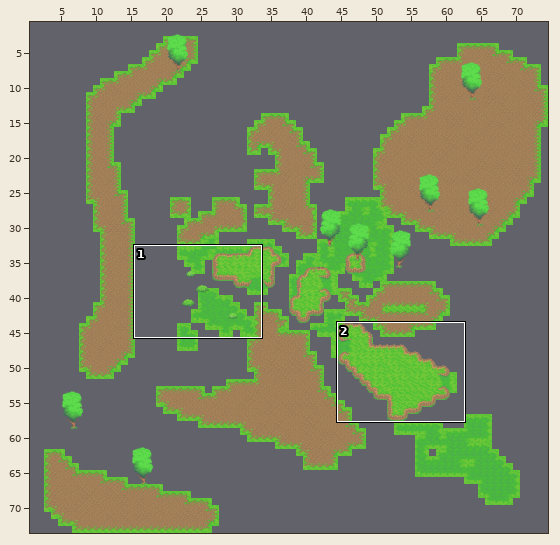
Two versions of a level (Tiled map, UnForest/Assets/sem título.tmx). Above, an overview of the earlier version with the close-up marked.
Close-up. Old version:
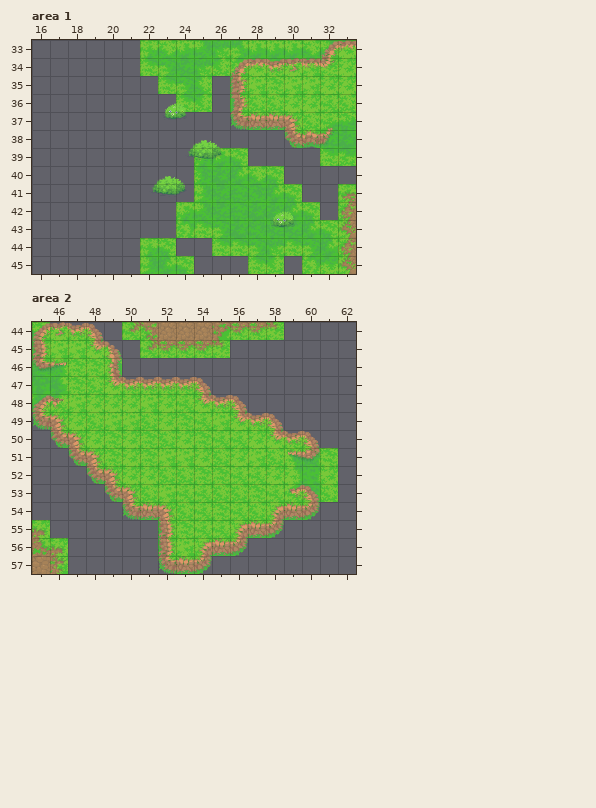
Cells are 32x32 px. Shown: area 1 x 16..33, y 33..45; area 2 x 45..62, y 44..57. The commit also changed other parts of the map, which this record leaves out. Not drawn, because the pictures are missing: unchanged layer "base grass".
Now the later version:
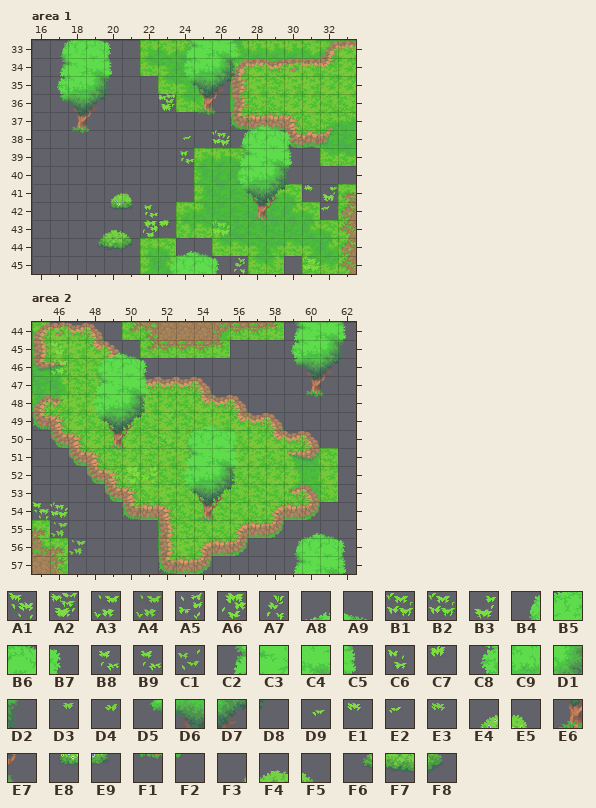
Key: from "Tilesets and props Demo": A1 221, A2 222, A3 224, A4 230, A5 246, A6 247, A7 250, A8 269, A9 270, B1 272, B2 274, B3 276, B4 294, B5 295, B6 296, B7 297, B8 298, B9 300, C1 305, C2 320, C3 321, C4 322, C5 323, C6 324, C7 325, C8 346, C9 347, D1 348, D2 349, D3 357, D4 360, D5 372, D6 373, D7 374, D8 375, D9 376, E1 377, E2 378, E3 383, E4 396, E5 397, E6 399, E7 400, E8 422, E9 423, F1 425, F2 426, F3 448, F4 449, F5 450, F6 474, F7 475, F8 476.
__ is an empty cell.
Tiles replaced or removed in this view: E4, E5, E8, E9, F3, F4, F5, F6, F7, F8.
Tiles of an added or newly shown layer are drawn over the layers below it.
Change:
Changed rows in their new state; .. is an unchanged cell.
Layer "TRONCO ARVORE 1" (now shown), area 1:
first column x 18:
36 .. .. .. .. .. A2 .. E6 E7 .. .. .. .. .. ..
37 E6 E7 .. .. .. .. .. F1 F2 .. .. .. .. .. ..
38 F1 F2 .. .. .. .. D9 .. B1 .. .. .. .. .. ..
39 .. .. .. .. .. .. B9 .. .. .. .. .. .. .. ..
41 .. .. E4 E5 .. .. .. .. .. .. .. .. .. E1 B3
42 .. .. E8 E9 B8 .. .. .. .. .. E6 E7 .. .. E2
43 .. F3 F4 F5 A6 C7 .. .. B1 .. F1 F2 .. .. ..
44 .. F6 F7 F8 .. .. .. .. .. .. .. .. .. .. ..
45 .. .. .. .. .. .. .. .. .. A7 .. .. .. B2 ..
Layer "COPA ARVORE 1" (now shown), area 1:
first column x 17:
33 B4 B5 B6 B7 .. .. .. C2 C3 C4 C5 .. .. .. .. ..
34 C2 C3 C4 C5 .. .. .. C8 C9 D1 D2 .. .. .. .. ..
35 C8 C9 D1 D2 .. .. .. D5 D6 D7 D8 .. .. .. .. ..
36 D5 D6 D7 D8 .. .. A2 .. .. .. .. .. .. .. .. ..
37 .. .. .. .. .. .. .. .. .. .. .. A8 A9 .. .. ..
38 .. .. .. .. .. .. .. D9 .. B1 B4 B5 B6 B7 .. ..
39 .. .. .. .. .. .. .. B9 .. .. C2 C3 C4 C5 .. ..
40 .. .. .. .. .. .. .. .. .. .. C8 C9 D1 D2 .. ..
41 .. .. .. E4 E5 .. .. .. .. .. D5 D6 D7 D8 E1 B3
42 .. .. .. E8 E9 B8 .. .. .. .. .. .. .. .. .. E2
43 .. .. F3 F4 F5 A6 C7 .. .. B1 .. .. .. .. .. ..
44 .. .. F6 F7 F8 .. .. A8 A9 .. .. .. .. .. .. ..
45 .. .. .. .. .. .. B4 B5 B6 B7 A7 .. .. .. B2 ..
Layer "COPA ARVORE 2" (now hidden), area 1:
first column x 22:
36 .. __ __ .. .. .. .. .. ..
37 .. __ __ .. .. .. .. .. ..
38 .. .. __ __ __ .. .. .. ..
39 .. .. __ __ __ .. .. .. ..
40 .. __ __ .. .. .. .. .. ..
41 __ __ __ .. .. .. .. .. ..
42 .. .. .. .. .. .. .. __ __
43 .. .. .. .. .. .. .. __ __
Layer "TRONCO ARVORE 1" (now shown), area 2:
first column x 45:
45 .. C6 .. .. .. .. .. .. .. .. .. .. .. .. .. .. ..
46 .. A3 .. .. .. .. .. .. .. .. .. .. .. .. .. .. ..
47 .. .. .. .. .. .. .. .. .. .. .. .. .. .. .. E6 E7
48 .. .. .. .. .. .. .. .. .. .. .. .. .. .. .. F1 F2
49 .. .. .. .. .. .. .. D3 .. .. .. .. .. .. .. .. ..
50 .. .. .. .. E6 E7 .. C1 .. .. .. .. .. .. .. .. ..
51 .. .. .. .. F1 .. E3 .. .. .. .. .. .. .. .. .. ..
52 .. .. .. .. C1 A6 A5 .. .. .. .. .. .. .. .. .. ..
53 .. .. .. .. .. .. E3 .. .. .. .. .. .. .. .. .. ..
54 A1 B2 .. .. .. .. .. .. .. E6 E7 .. D4 .. .. .. ..
55 .. A4 .. .. .. .. .. .. .. F1 .. .. .. .. .. .. ..
56 .. .. A4 .. .. .. .. .. .. .. .. .. .. .. .. .. ..
Layer "COPA ARVORE 1" (now shown), area 2:
first column x 45:
44 .. .. .. .. .. .. .. .. .. .. .. .. .. .. C2 C3 C4 C5
45 .. C6 .. .. A8 A9 .. .. .. .. .. .. .. .. C8 C9 D1 D2
46 .. A3 .. B4 B5 B6 B7 .. .. .. .. .. .. .. D5 D6 D7 D8
47 .. .. .. C2 C3 C4 C5 .. .. .. .. .. .. .. .. .. .. ..
48 .. .. .. C8 C9 D1 D2 .. .. .. .. .. .. .. .. .. .. ..
49 .. .. .. D5 D6 D7 D8 D3 .. A8 A9 .. .. .. .. .. .. ..
50 .. .. .. .. .. .. .. C1 B4 B5 B6 B7 .. .. .. .. .. ..
51 .. .. .. .. .. .. E3 .. C2 C3 C4 C5 .. .. .. .. .. ..
52 .. .. .. .. C1 A6 A5 .. C8 C9 D1 D2 .. .. .. .. .. ..
53 .. .. .. .. .. .. E3 .. D5 D6 D7 D8 .. .. .. .. .. ..
54 A1 B2 .. .. .. .. .. .. .. .. .. .. D4 .. .. .. .. ..
55 .. A4 .. .. .. .. .. .. .. .. .. .. .. .. .. A8 A9 ..
56 .. .. A4 .. .. .. .. .. .. .. .. .. .. .. B4 B5 B6 B7
57 .. .. .. .. .. .. .. .. .. .. .. .. .. .. C2 C3 C4 C5
Changed places in both close-ups, as pixel boxes (x1, y1, x2, y2):
changed: (57, 40, 337, 274)
added: (291, 322, 346, 398)
added: (51, 343, 68, 375)
added: (93, 353, 265, 524)
added: (32, 502, 86, 555)
added: (294, 533, 346, 574)
